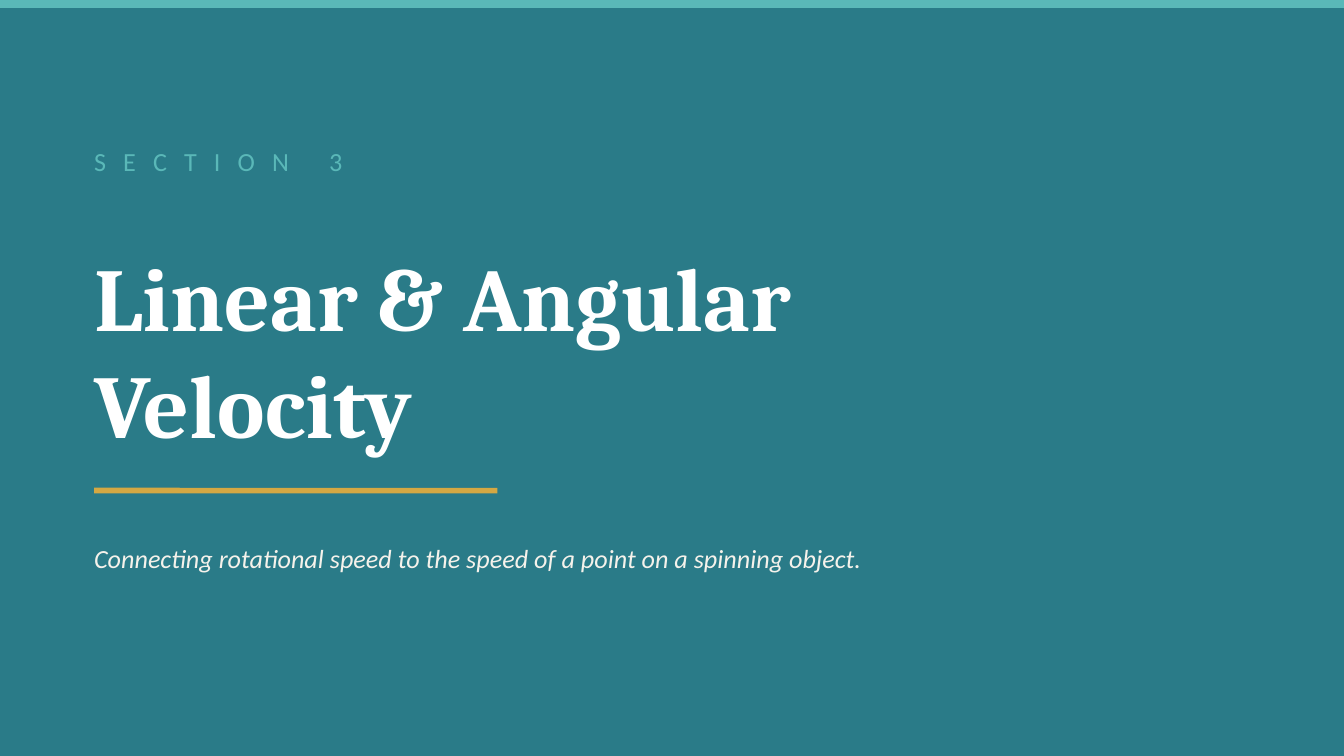
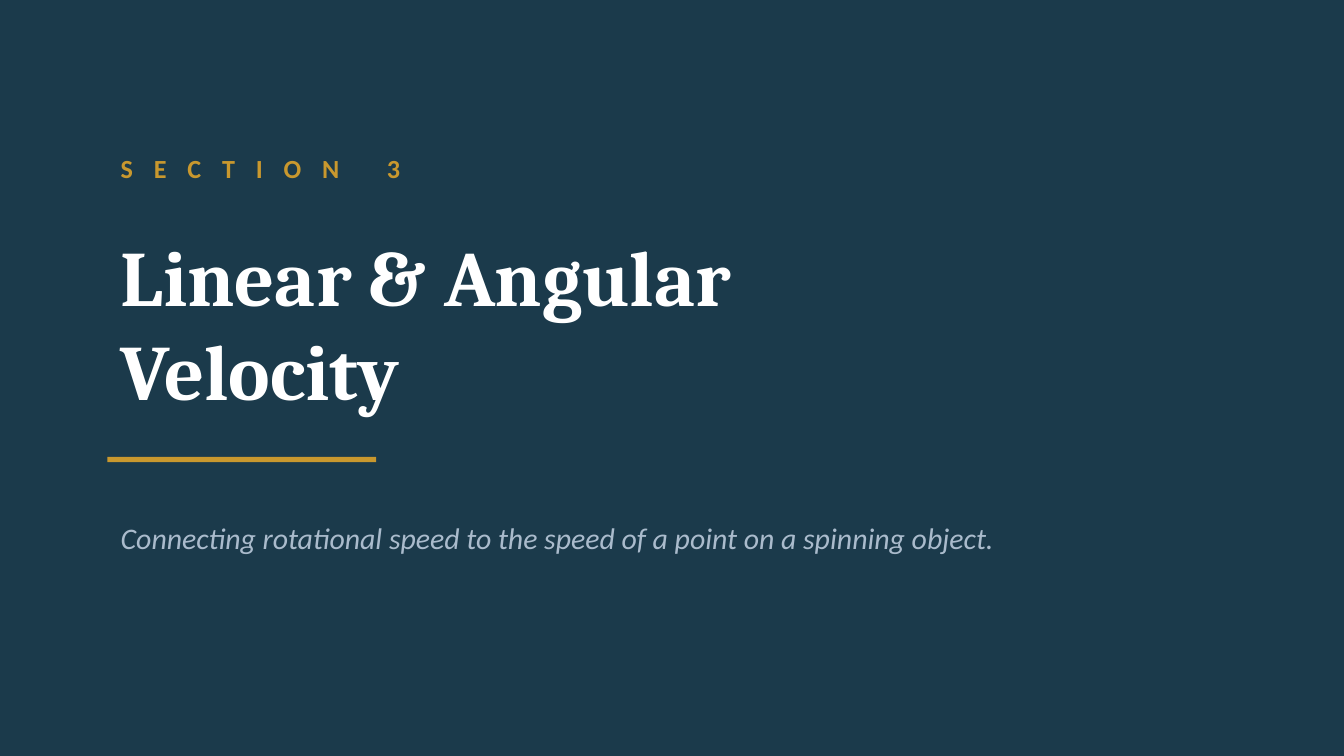
Before and after one commit to andrewhvolk/andrewhvolk.github.io, a slide deck: slide 22 of slides/Math130Unit2D.pptx (slide 17 before the commit). Drawn at 1344x756 pixels with LibreOffice and Linux fonts; fonts in the diff are those of the drawing. Boxes give left, top, right and bottom in pixels: in the first picture for what was removed or moved away, otherwise in the second. Text is boxed around its words. In the diff, an @@ line names an element or a change of style, - is before the commit and + after.

```diff
--- a/slides/Math130Unit2D.pptx
+++ b/slides/Math130Unit2D.pptx
@@ background #2A7B88 to #1B3A4B @@
@@ rectangle removed at (0, 0, 1344, 8) @@
@@ text "S E C T I ...": place and size @@
-text "S E C T I ..." at (94, 154, 342, 171)
+text "S E C T I ..." at (121, 161, 400, 178)
@@ text "S E C T I ..." at (121, 161, 400, 178): text colour #5AB8B8 to #C9982E, letter spacing 3 to 4 pt, bold on @@
@@ text "Linear & Angular": place and size @@
-text "Linear & Angular" at (94, 268, 792, 458)
+text "Linear & Angular" at (121, 251, 731, 418)
@@ text "Linear & Angular" at (121, 251, 731, 418): size 48 to 42 pt @@
@@ rectangle added at (108, 457, 376, 462), fill #C9982E @@
@@ line removed from (94, 491) to (497, 491) @@
@@ text "Connecting rotational speed to the ...": place and size @@
-text "Connecting rotational speed to the ..." at (94, 550, 861, 573)
+text "Connecting rotational speed to the ..." at (121, 528, 994, 554)
@@ text "Connecting rotational speed to the ..." at (121, 528, 994, 554): size 14 to 16 pt, text colour #F5F2EB to #AABBCC @@
```
Also in this commit, not shown: 21 other slides changed, 8 slides added, 2 slides removed, 1 other file.
